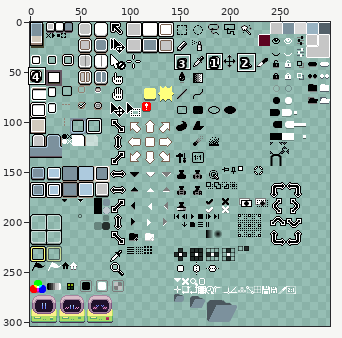
Two states of a sprite sheet, sheet.png. Above: a wide view before the commit, with the close-up outlined.
Close-up. Before:
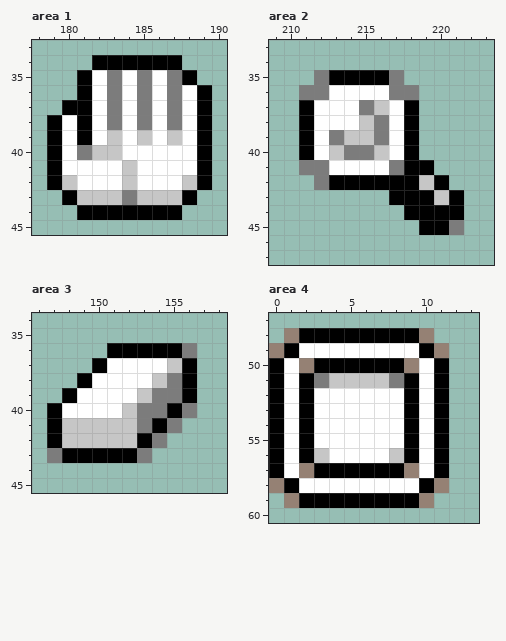
The file is 300x304 pixels. Pixels under 10% opacity are left out. Colours within 5 levels of each other are drawn and written as one. Shown: area 1: x 178..190, y 33..45; area 2: x 209..223, y 33..47; area 3: x 146..158, y 34..45; area 4: x 0..13, y 47..60. The commit also changed other parts of the picture, which this record leaves out.
The result:
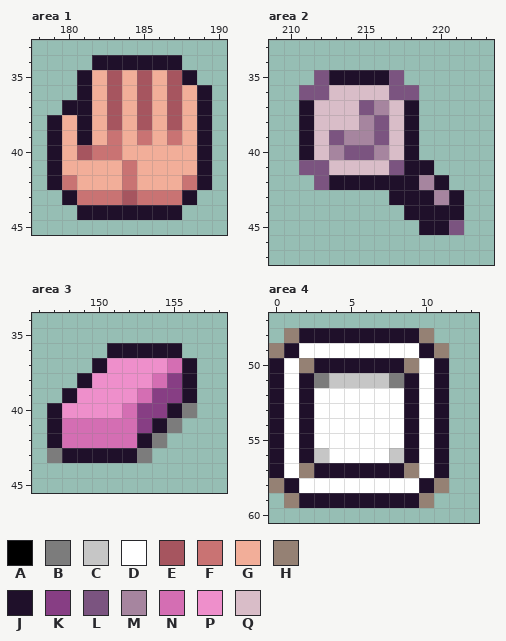
Palette (. is transparent): A #000000  B #7c7c7c  C #c6c6c6  D #ffffff  E #a6555f  F #c97373  G #f2ae99  H #958174  J #1f102a  K #873e84  L #7b5480  M #a6859f  N #d46eb3  P #ee8fcb  Q #d9bdc8
From old to new:
--- area 1
@@ x 178..190 @@
 33 .............
-34 ....AAAAAA...
-35 ...ADBDBDBA..
-36 ...ADBDBDBDA.
-37 ..AADBDBDBDA.
-38 .ADADBDBDBDA.
-39 .ADADCDCDCDA.
-40 .ADBCCDDDDDA.
-41 .ADDDDCDDDDA.
-42 .ACDDDCDDDCA.
-43 ..ACCCBCCCA..
-44 ...AAAAAAA...
+34 ....JJJJJJ...
+35 ...JGEGEGEJ..
+36 ...JGEGEGEGJ.
+37 ..JJGEGEGEGJ.
+38 .JGJGEGEGEGJ.
+39 .JGJGFGFGFGJ.
+40 .JGEFFGGGGGJ.
+41 .JGGGGFGGGGJ.
+42 .JFGGGFGGGFJ.
+43 ..JFFFEFFFJ..
+44 ...JJJJJJJ...
 45 .............
--- area 2
@@ x 209..223 @@
 34 ...............
-35 ...BAAAAB......
-36 ..BBDDDDBB.....
-37 ..ADDDBCDA.....
-38 ..ADDDCBDA.....
-39 ..ADBCCBDA.....
-40 ..ADCBBCDA.....
-41 ..BBDDDDBAA....
-42 ...BAAAAAACA...
-43 ........AAACA..
-44 .........AAAA..
-45 ..........AAB..
+35 ...LJJJJL......
+36 ..LLQQQQLL.....
+37 ..JQQQLMQJ.....
+38 ..JQQQMLQJ.....
+39 ..JQLMMLQJ.....
+40 ..JQMLLMQJ.....
+41 ..LLQQQQLJJ....
+42 ...LJJJJJJMJ...
+43 ........JJJMJ..
+44 .........JJJJ..
+45 ..........JJL..
 46 ...............
--- area 3
@@ x 146..158 @@
 35 .............
-36 .....AAAAAB..
-37 ....ADDDDCA..
-38 ...ADDDDCBA..
-39 ..ADDDDCBBA..
-40 .ADDDDCBBAB..
-41 .ACCCCCBAB...
-42 .ACCCCCAB....
-43 .BAAAAAB.....
+36 .....JJJJJ...
+37 ....JPPPPNJ..
+38 ...JPPPPNKJ..
+39 ..JPPPPNKKJ..
+40 .JPPPPNKKJB..
+41 .JNNNNNKJB...
+42 .JNNNNNJB....
+43 .BJJJJJB.....
 44 .............
--- area 4
@@ x 0..13 @@
 47 ..............
-48 .HAAAAAAAAH...
-49 HADDDDDDDDAH..
-50 ADHAAAAAAHDA..
-51 ADABCCCCBADA..
-52 ADADDDDDDADA..
-53 ADADDDDDDADA..
-54 ADADDDDDDADA..
-55 ADADDDDDDADA..
-56 ADACDDDDCADA..
-57 ADHAAAAAAHDA..
-58 HADDDDDDDDAH..
-59 .HAAAAAAAAH...
+48 .HJJJJJJJJH...
+49 HJDDDDDDDDJH..
+50 JDHJJJJJJHDJ..
+51 JDJBCCCCBJDJ..
+52 JDJDDDDDDJDJ..
+53 JDJDDDDDDJDJ..
+54 JDJDDDDDDJDJ..
+55 JDJDDDDDDJDJ..
+56 JDJCDDDDCJDJ..
+57 JDHJJJJJJHDJ..
+58 HJDDDDDDDDJH..
+59 .HJJJJJJJJH...
 60 ..............
